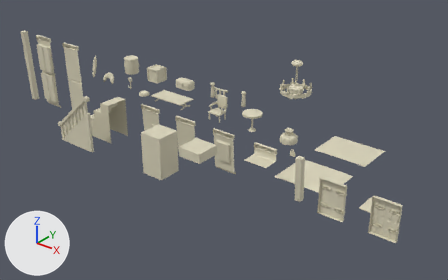
Before and after pictures for a commit that changed the FBX model Museum of Pierre/Assets/Models/AllProps.fbx.
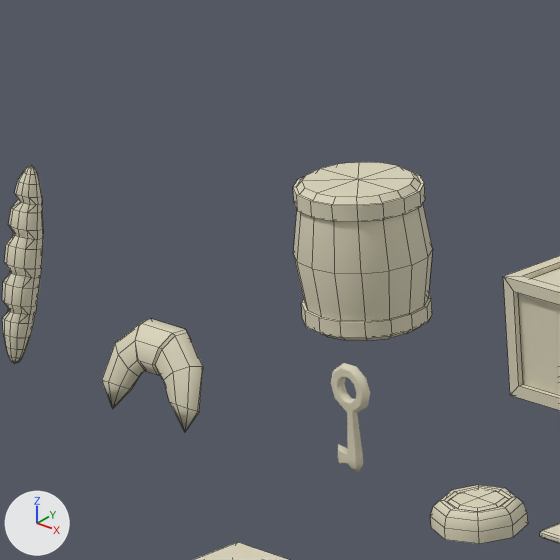
The first picture shows the older version from a camera (50 mm lens) standing at (0.152, -0.171, 0.121) and looking at (0.0, 0.019, 0.003). The close-ups show both versions on the part from 21% to 34% of the width and 13% to 35% of the height of that picture; other places that the commit changed are outside them. Arrows for +X, +Y and +Z are at lower left; the lights stay in place. The close-ups show mesh edges as thin lines. Where no turn or scale is listed for an object, it has been applied to the vertices.

Before the edit, the objects in view are built like this:
```python
me_mesh_014 = bpy.data.meshes.new('Mesh.014')
me_mesh_014.from_pydata(...)  # 178 vertices, 176 faces; spans x -0.00428..0.00428, y -0.00428..0.00428, z 0.0..0.00927
me_mesh_014.materials.append(mat_enivronment_mat)  # light grey #dbd5bc
me_mesh_016 = bpy.data.meshes.new('Mesh.016')
me_mesh_016.from_pydata(...)  # 66 vertices, 72 faces; spans x -0.00408..0.00408, y -0.00282..0.00004, z -0.00352..0.00194
me_mesh_016.materials.append(mat_enivronment_mat)  # light grey #dbd5bc
me_mesh_027 = bpy.data.meshes.new('Mesh.027')
me_mesh_027.from_pydata(...)  # 122 vertices, 122 faces; spans x -0.0015..0.0015, y -0.0003..0.0003, z 0.0009..0.00743
me_mesh_027.materials.append(mat_enivronment_mat)  # light grey #dbd5bc
ob_barrel = bpy.data.objects.new('Barrel', me_mesh_014)
ob_barrel.location = (-0.1, 0.06, 0.0)
ob_croissant = bpy.data.objects.new('Croissant', me_mesh_016)
ob_croissant.location = (-0.09494, 0.04, 0.00476)
ob_key = bpy.data.objects.new('Key', me_mesh_027)
ob_key.location = (-0.08, 0.04, 0.0)
# also in view: 'Bread' at (-0.11, 0.041, 0.007); 'Crate' at (-0.08, 0.06, 0.004); 'Button' at (-0.07, 0.04, 0.001); 'StairCase' at (-0.05, -0.005, 0.009)
```
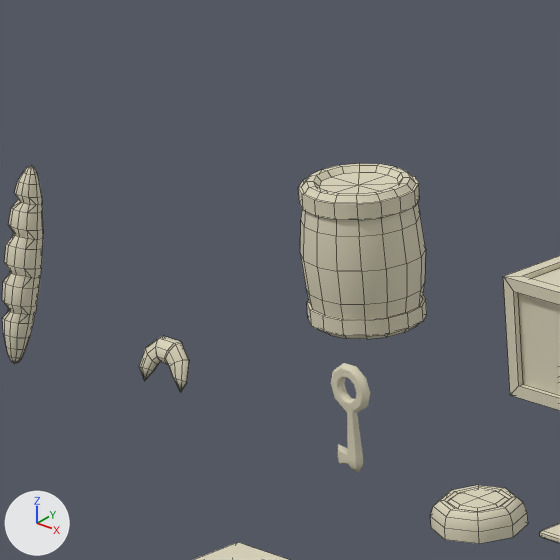
The change in detail:
me_mesh_014 is used by ob_barrel; location (-0.1, 0.06, 0.0).
me_mesh_014 had 178 vertices, 176 faces and spanned x -0.00428..0.00428, y -0.00428..0.00428, z 0.0..0.00927.
me_mesh_014 now has 274 vertices, 272 faces and spans x -0.00385..0.00385, y -0.00385..0.00385, z 0.0..0.00927.
me_mesh_014 part 1: 178 vertices removed from x -0.00428..0.00428, y -0.00428..0.00428, z 0.0..0.00927; 274 vertices added at x -0.00385..0.00385, y -0.00385..0.00385, z 0.0..0.00927.
me_mesh_016 has 66 vertices, 72 faces and spans x -0.00408..0.00408, y -0.00282..0.00004, z -0.00352..0.00194.
me_mesh_016 is used by ob_croissant; location (-0.09494, 0.04, 0.00476).
me_mesh_016 part 2: the whole mesh is scaled about the mesh origin by 0.497.

Where the change shows, as pixel boxes [x1, y1, x2, y2] in the close-ups (560 x 560 px):
'Barrel', reshaped (8% narrower)
    before: [293, 162, 433, 341]
    after: [298, 163, 427, 339]
'Croissant', mesh rescaled (50% narrower, 50% shorter)
    before: [102, 319, 203, 433]
    after: [139, 336, 189, 392]
